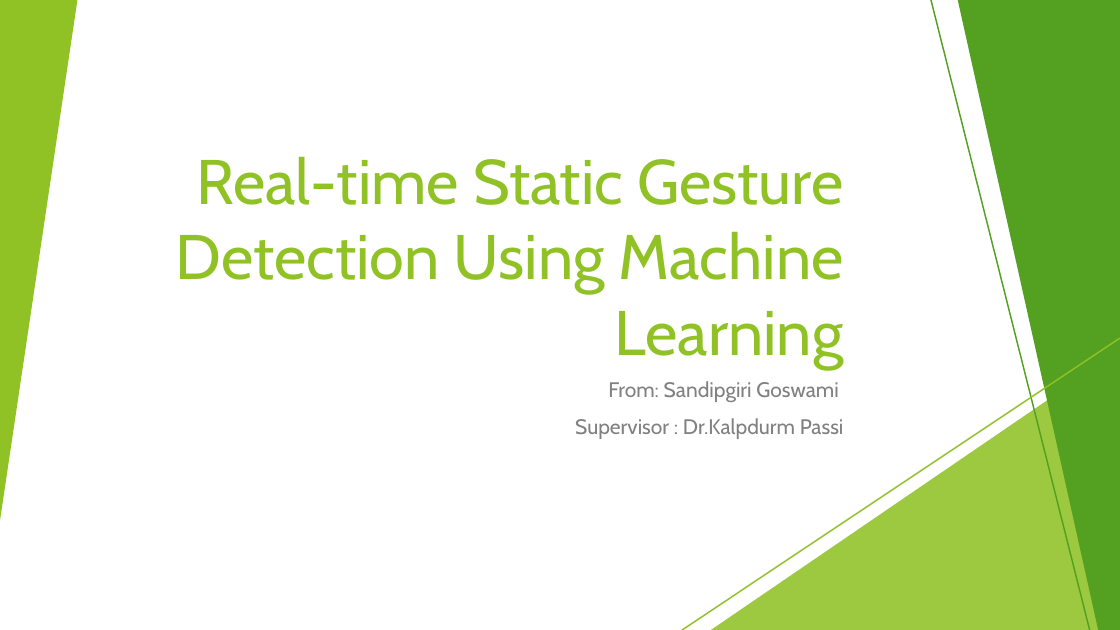
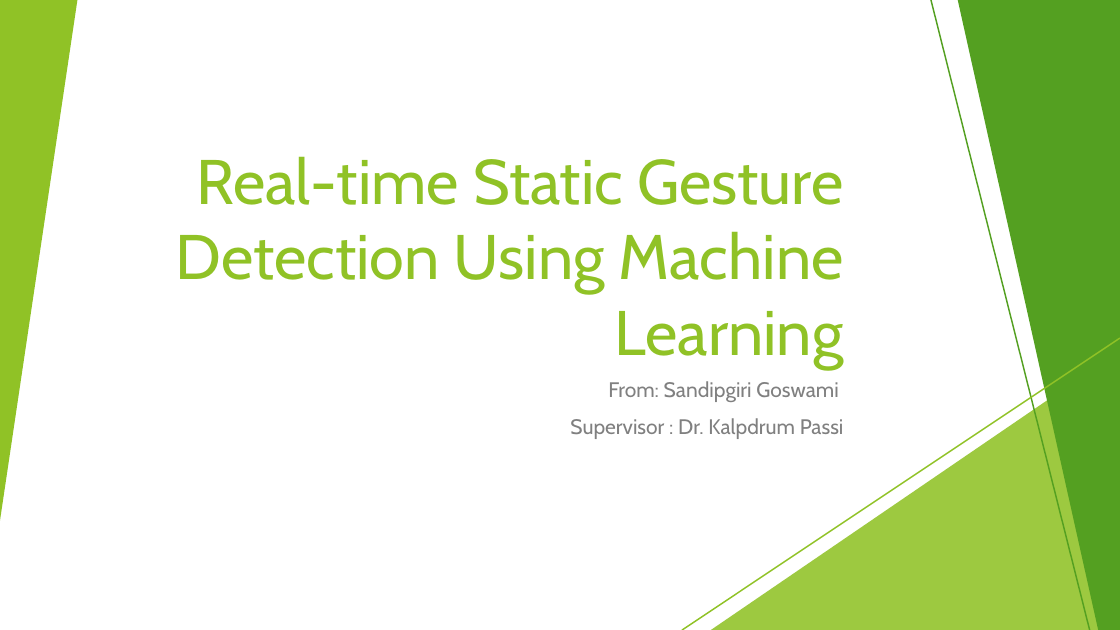
Before and after one commit to sandipgoswami/Mythesis, a slide deck: slide 1 of Sign language/Defence PPT/Sandip-thesis.pptx. Drawn at 1120x630 pixels with LibreOffice and Linux fonts; fonts in the diff are those of the drawing. Boxes give left, top, right and bottom in pixels: in the first picture for what was removed or moved away, otherwise in the second. Text is boxed around its words. In the diff, an @@ line names an element or a change of style, - is before the commit and + after.

```diff
--- a/Sign language/Defence PPT/Sandip-thesis.pptx
+++ b/Sign language/Defence PPT/Sandip-thesis.pptx
@@ subtitle at [570, 418, 844, 439]: text changed @@
-Supervisor : Dr.Kalpdurm Passi
+Supervisor : Dr. Kalpdrum Passi
```
Also in this commit, not shown: 12 other slides changed, 7 slides added, 6 other files.
